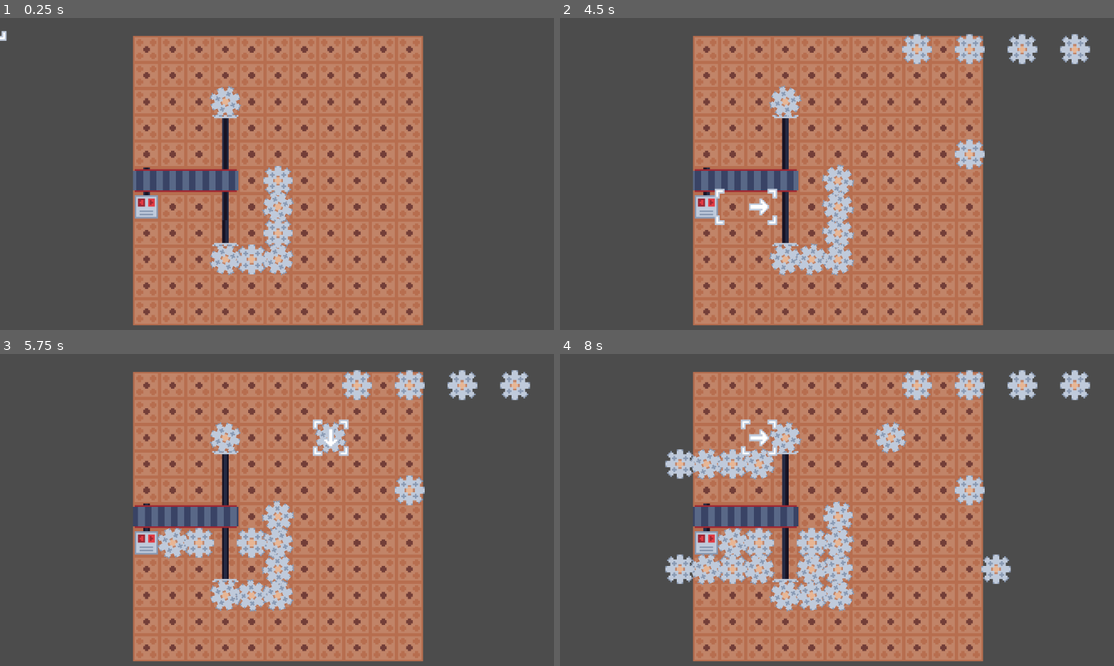
Above: before the commit, frames 1-4 (two rows, left to right).
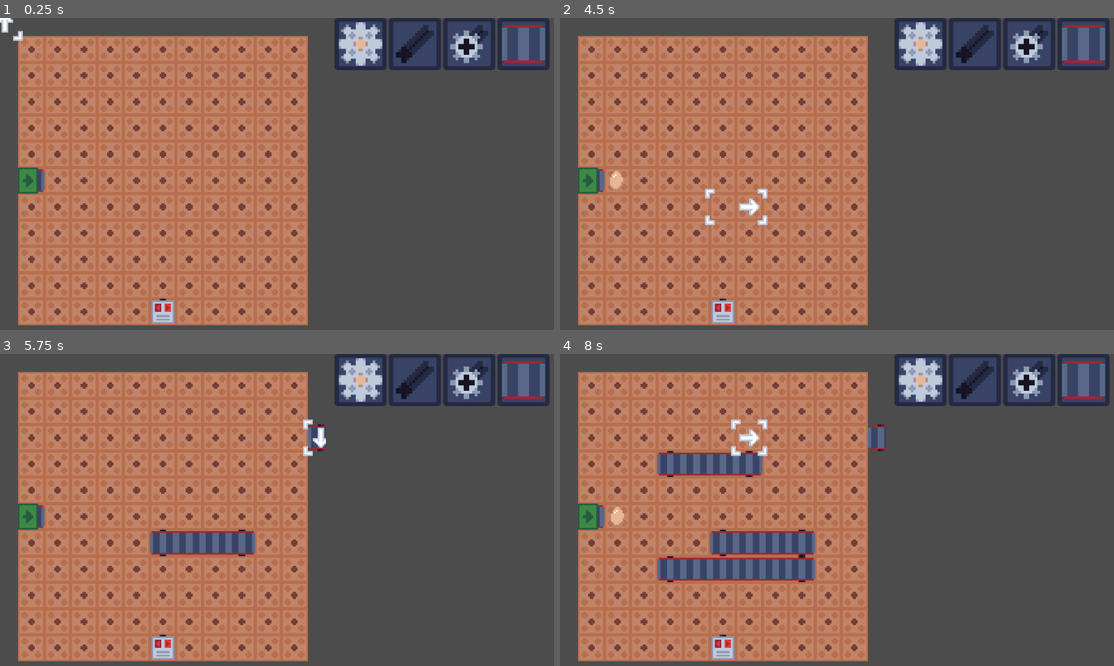
Above: after the commit, the same moments.

Repository: NoNotCar/SGJW-NestMaking
Game: Godot game, scene res://Editor.tscn
Same seed, same stepped clock (60 frames per second), same inputs: the game is played once before the commit and once after it. Before the commit the project starts from res://Test.tscn.
Inputs (mouse positions are in pixels of both pictures, inside the frame that each line leads up to):
- Up to frame 1 (0.25 s): no input
- Up to frame 2 (4.5 s): click (920, 42) at 0.52 s; click (975, 42) at 1.27 s; click (1030, 42) at 2.02 s; click (1080, 42) at 2.77 s; tap Enter at 3.5 s; move the mouse to (958, 164) at 3.52 s; hold E (rotate_right) 3.53-4.25 s; hold R (run) 3.53-4.25 s; click (958, 164) at 3.67 s; drag from (726, 195) to (809, 245) at 4.27 s
- Up to frame 3 (5.75 s): move the mouse to (332, 444) at 5.02 s; hold E (rotate_right) from 5.03 s (still down); hold R (run) from 5.03 s (still down); click (332, 444) at 5.17 s
- Up to frame 4 (8 s): release E (rotate_right) at 5.75 s; release R (run) at 5.75 s; drag from (809, 581) to (670, 466) at 5.77 s; move the mouse to (1003, 566) at 6.52 s; hold Q (rotate_left) 6.53-7.25 s; hold R (run) 6.53-7.25 s; click (1003, 566) at 6.67 s; drag from (670, 466) to (753, 435) at 7.27 s

The runs differ from the first frame. In frame 1, 57% of the frame differs, in the area x 0-100%, y 0-99%; in frame 2, 57%; in frame 3, 58%; in frame 4, 60%, in the area x 3-100%, y 0-99%.

Commit message:
MVP when

Diff:
--- a/Editor.tscn
+++ b/Editor.tscn
@@ -1,6 +1,10 @@
-[gd_scene load_steps=2 format=2]
+[gd_scene load_steps=6 format=2]
 
-[ext_resource path="res://Test.tscn" type="PackedScene" id=1]
+[ext_resource path="res://Test2.tscn" type="PackedScene" id=1]
+[ext_resource path="res://components/belt/icon.png" type="Texture" id=2]
+[ext_resource path="res://components/bevel/icon.png" type="Texture" id=3]
+[ext_resource path="res://components/axle/icon.png" type="Texture" id=4]
+[ext_resource path="res://gui/selectbox/SelectBox.tscn" type="PackedScene" id=5]
 
 [node name="Editor" type="HBoxContainer"]
 anchor_right = 1.0
@@ -19,9 +23,45 @@
 handle_input_locally = false
 render_target_update_mode = 3
 
-[node name="Test" parent="ViewportContainer/Viewport" instance=ExtResource( 1 )]
+[node name="Test2" parent="ViewportContainer/Viewport" instance=ExtResource( 1 )]
 
 [node name="SideBar" type="VBoxContainer" parent="."]
 margin_left = 604.0
-margin_right = 604.0
+margin_right = 1024.0
 margin_bottom = 600.0
+size_flags_horizontal = 3
+
+[node name="CenterContainer" type="CenterContainer" parent="SideBar"]
+margin_right = 420.0
+margin_bottom = 96.0
+
+[node name="GridContainer" type="GridContainer" parent="SideBar/CenterContainer"]
+margin_left = 12.0
+margin_right = 408.0
+margin_bottom = 96.0
+columns = 4
+
+[node name="SelectBox" parent="SideBar/CenterContainer/GridContainer" instance=ExtResource( 5 )]
+margin_right = 96.0
+margin_bottom = 96.0
+
+[node name="SelectBox2" parent="SideBar/CenterContainer/GridContainer" instance=ExtResource( 5 )]
+margin_left = 100.0
+margin_right = 196.0
+margin_bottom = 96.0
+icon = ExtResource( 4 )
+spawn = "axle"
+
+[node name="SelectBox3" parent="SideBar/CenterContainer/GridContainer" instance=ExtResource( 5 )]
+margin_left = 200.0
+margin_right = 296.0
+margin_bottom = 96.0
+icon = ExtResource( 3 )
+spawn = "bevel"
+
+[node name="SelectBox4" parent="SideBar/CenterContainer/GridContainer" instance=ExtResource( 5 )]
+margin_left = 300.0
+margin_right = 396.0
+margin_bottom = 96.0
+icon = ExtResource( 2 )
+spawn = "belt"
--- /dev/null
+++ b/Test2.tscn
@@ -0,0 +1,22 @@
+[gd_scene load_steps=5 format=2]
+
+[ext_resource path="res://components/motor/Motor.tscn" type="PackedScene" id=1]
+[ext_resource path="res://level/Level.tscn" type="PackedScene" id=2]
+[ext_resource path="res://gui/placer/Placer.tscn" type="PackedScene" id=3]
+[ext_resource path="res://components/eggsrc/EggSrc.tscn" type="PackedScene" id=4]
+
+[node name="Test2" type="Node2D"]
+
+[node name="Level" parent="." instance=ExtResource( 2 )]
+
+[node name="Camera2D" type="Camera2D" parent="."]
+current = true
+zoom = Vector2( 0.33, 0.33 )
+
+[node name="Motor" parent="." instance=ExtResource( 1 )]
+position = Vector2( 0, 80 )
+
+[node name="Placer" parent="." instance=ExtResource( 3 )]
+
+[node name="EggSrc" parent="." instance=ExtResource( 4 )]
+position = Vector2( -80, 0 )
--- a/components/axle/Axle.gd
+++ b/components/axle/Axle.gd
@@ -27,7 +27,7 @@
 	$Sprite.frame=int(fposmod(registry.time*spin+0.25*int(rot),1)*4)
 
 func set_spin(new:int):
-	if spin and new!=spin:
+	if spin and new and new!=spin:
 		print(global_position)
 		push_error("TODO: this as well...")
 		return
--- a/components/belt/Belt.gd
+++ b/components/belt/Belt.gd
@@ -1,7 +1,7 @@
 extends Node2D
 
 
-export var length = 3
+export var length = 1
 const axle := preload("res://components/axle/Axle.tscn")
 const beltseg:=preload("res://components/belt/BeltSeg.tscn")
 var axles=[]
@@ -21,7 +21,6 @@
 		bs.side_mode=bs.SIDE.SHORT if length==1 else bs.SIDE.END if n==length-1 else bs.SIDE.MIDDLE if n else bs.SIDE.START
 		add_child(bs)
 		segs.append(bs)
-		registry.register(self,"blocked",registry.tile_pos(global_position)+lib.point(self,Vector2.RIGHT)*n)
 
 func on_axle_speed_change(axle):
 	for a in axles:
--- a/components/belt/BeltSeg.gd
+++ b/components/belt/BeltSeg.gd
@@ -17,9 +17,10 @@
 # Called when the node enters the scene tree for the first time.
 func _ready():
 	registry.register(self,"belt")
+	registry.register(self,"blocked")
 	$Sides.frame=1 if side_mode==SIDE.MIDDLE else 2 if side_mode==SIDE.SHORT else 0
 	$Sides.rotation = PI if side_mode==SIDE.END else 0
 
 
 func _process(delta):
-	$Belt.frame=int(fposmod(registry.time*spin,1)*8)
+	$Belt.frame=int(fposmod(registry.time*spin,0.5)*16)
--- a/components/bevel/Bevel.tscn
+++ b/components/bevel/Bevel.tscn
@@ -11,6 +11,7 @@
 cull_front = true
 
 [node name="Sprite" type="Sprite" parent="."]
+z_index = 1
 texture = ExtResource( 2 )
 hframes = 2
 [connection signal="spin_changed" from="Axle" to="." method="_on_Axle_spin_changed"]
--- /dev/null
+++ b/components/eggsrc/Egg.gd
@@ -0,0 +1,24 @@
+extends Node2D
+
+
+# Declare member variables here. Examples:
+# var a = 2
+# var b = "text"
+
+
+# Called when the node enters the scene tree for the first time.
+func _ready():
+	call_deferred("check")
+
+
+func check():
+	for belt in registry.find("belt",registry.tile_pos(global_position)):
+		var dir = lib.point(belt,Vector2.RIGHT)*belt.spin
+		if dir:
+			$Tween.interpolate_property(self,"position",position,position+dir*16,belt.spin,Tween.TRANS_LINEAR)
+			$Tween.start()
+		return
+
+
+func _on_tween_all_completed():
+	check()
--- /dev/null
+++ b/components/eggsrc/Egg.tscn
@@ -0,0 +1,14 @@
+[gd_scene load_steps=3 format=2]
+
+[ext_resource path="res://components/eggsrc/egg.png" type="Texture" id=1]
+[ext_resource path="res://components/eggsrc/Egg.gd" type="Script" id=2]
+
+[node name="Egg" type="Node2D"]
+z_index = 8
+script = ExtResource( 2 )
+
+[node name="Sprite" type="Sprite" parent="."]
+texture = ExtResource( 1 )
+
+[node name="Tween" type="Tween" parent="."]
+[connection signal="tween_all_completed" from="Tween" to="." method="_on_tween_all_completed"]
--- /dev/null
+++ b/components/eggsrc/EggSrc.gd
@@ -0,0 +1,19 @@
+extends Node2D
+
+
+const egg = preload("res://components/eggsrc/Egg.tscn")
+var spawned
+
+# Called when the node enters the scene tree for the first time.
+func _ready():
+	registry.register(self,"run")
+
+func start():
+	spawned = egg.instance()
+	spawned.position=position
+	get_parent().add_child(spawned)
+	$BeltSeg.spin=1
+
+func stop():
+	spawned.queue_free()
+	$BeltSeg.spin=0
--- /dev/null
+++ b/components/eggsrc/EggSrc.tscn
@@ -0,0 +1,14 @@
+[gd_scene load_steps=4 format=2]
+
+[ext_resource path="res://components/eggsrc/cover.png" type="Texture" id=1]
+[ext_resource path="res://components/belt/BeltSeg.tscn" type="PackedScene" id=2]
+[ext_resource path="res://components/eggsrc/EggSrc.gd" type="Script" id=3]
+
+[node name="EggSrc" type="Node2D"]
+script = ExtResource( 3 )
+
+[node name="BeltSeg" parent="." instance=ExtResource( 2 )]
+
+[node name="Sprite" type="Sprite" parent="."]
+z_index = 10
+texture = ExtResource( 1 )
--- a/components/gear/Gear.gd
+++ b/components/gear/Gear.gd
@@ -19,7 +19,7 @@
 	rotation=odd*TAU/16+spin*registry.time
 
 func set_spin(new:int):
-	if spin and new!=spin:
+	if spin and new and new!=spin:
 		print(global_position)
 		push_error("TODO: this...: ")
 		return
--- a/components/motor/Motor.gd
+++ b/components/motor/Motor.gd
@@ -13,3 +13,6 @@
 
 func start():
 	$Axle.spin=1
+
+func stop():
+	$Axle.spin=0
--- /dev/null
+++ b/gui/button/button.tres
@@ -0,0 +1,11 @@
+[gd_resource type="StyleBoxTexture" load_steps=2 format=2]
+
+[ext_resource path="res://gui/button/ninepatchmiddle.png" type="Texture" id=1]
+
+[resource]
+texture = ExtResource( 1 )
+region_rect = Rect2( 0, 0, 64, 64 )
+margin_left = 8.0
+margin_right = 8.0
+margin_top = 8.0
+margin_bottom = 8.0
--- /dev/null
+++ b/gui/button/buttondark.tres
@@ -0,0 +1,11 @@
+[gd_resource type="StyleBoxTexture" load_steps=2 format=2]
+
+[ext_resource path="res://gui/button/ninepatchmiddledark.png" type="Texture" id=1]
+
+[resource]
+texture = ExtResource( 1 )
+region_rect = Rect2( 0, 0, 64, 64 )
+margin_left = 8.0
+margin_right = 8.0
+margin_top = 8.0
+margin_bottom = 8.0
--- /dev/null
+++ b/gui/button/buttonlight.tres
@@ -0,0 +1,11 @@
+[gd_resource type="StyleBoxTexture" load_steps=2 format=2]
+
+[ext_resource path="res://gui/button/ninepatchmiddlepressed.png" type="Texture" id=1]
+
+[resource]
+texture = ExtResource( 1 )
+region_rect = Rect2( 0, 0, 64, 64 )
+margin_left = 8.0
+margin_right = 8.0
+margin_top = 8.0
+margin_bottom = 8.0
--- a/gui/placer/Placer.gd
+++ b/gui/placer/Placer.gd
@@ -2,12 +2,16 @@
 
 
 export var gear = preload("res://components/gear/Gear.tscn")
+export var axle = preload("res://components/axle/Axle.tscn")
+export var bevel = preload("res://components/bevel/Bevel.tscn")
+export var belt = preload("res://components/belt/Belt.tscn")
+
 var dragging:=false
 var fpos: Vector2
 var spos: Vector2
 var tpos: Vector2
-var place_mode = "gear"
 var r = 0
+var simpledict = {"gear":gear, "axle": axle}
 
 func reset_crs():
 	$CrosshairTL.position=Vector2(-8,-8)
@@ -49,14 +53,42 @@
 		return Vector2(pos2.x,fpos.y)
 	return Vector2(fpos.x,pos2.y)
 func place():
+	var placing=registry.placing
 	if spos==fpos:
-		smart_place(gear,fpos)
+		if placing in simpledict:
+			smart_place(simpledict[placing],fpos)
+		else:
+			match placing:
+				"bevel":
+					smart_place(bevel,fpos)
+				"belt":
+					smart_place(belt,fpos)
 	else:
-		for p in lib.iterrow(fpos,inline_pos(spos)):
-			smart_place(gear,p)
+		if placing in simpledict:
+			for p in lib.iterrow(fpos,inline_pos(spos)):
+				smart_place(simpledict[placing],p)
+		else:
+			var ipos=inline_pos(spos)
+			match placing:
+				"bevel":
+					for p in lib.iterrow(fpos,ipos):
+						if p==ipos:
+							smart_place(bevel,ipos)
+						else:
+							smart_place(axle,p)
+				"belt":
+					for p in lib.iterrow(fpos,ipos):
+						for b in registry.find("blocked",p):
+							return
+					var new = belt.instance()
+					new.position=Vector2(min(fpos.x,ipos.x),min(fpos.y,ipos.y))*16
+					new.rotation=0 if ipos.y==fpos.y else PI/2
+					new.length=(ipos-fpos).length()+1
+					get_parent().add_child(new)
 func smart_place(thing:PackedScene,tpos:Vector2):
 	for b in registry.find("blocked",tpos):
 		return
 	var new = thing.instance()
 	new.position=tpos*16
+	new.rotation=r%4*TAU/4
 	get_parent().add_child(new)
--- /dev/null
+++ b/gui/selectbox/SelectBox.gd
@@ -0,0 +1,18 @@
+extends Button
+
+
+export var spawn = "gear"
+
+
+# Called when the node enters the scene tree for the first time.
+func _ready():
+	pass # Replace with function body.
+
+
+# Called every frame. 'delta' is the elapsed time since the previous frame.
+#func _process(delta):
+#	pass
+
+
+func _on_pressed():
+	registry.placing=spawn
--- /dev/null
+++ b/gui/selectbox/SelectBox.tscn
@@ -0,0 +1,24 @@
+[gd_scene load_steps=6 format=2]
+
+[ext_resource path="res://gui/button/buttondark.tres" type="StyleBox" id=1]
+[ext_resource path="res://gui/button/button.tres" type="StyleBox" id=2]
+[ext_resource path="res://gui/button/buttonlight.tres" type="StyleBox" id=3]
+[ext_resource path="res://components/gear/gear.png" type="Texture" id=4]
+[ext_resource path="res://gui/selectbox/SelectBox.gd" type="Script" id=5]
+
+[node name="SelectBox" type="Button"]
+margin_right = 64.0
+margin_bottom = 64.0
+rect_min_size = Vector2( 96, 96 )
+custom_styles/hover = ExtResource( 3 )
+custom_styles/pressed = ExtResource( 1 )
+custom_styles/focus = ExtResource( 2 )
+custom_styles/disabled = ExtResource( 1 )
+custom_styles/normal = ExtResource( 2 )
+icon = ExtResource( 4 )
+expand_icon = true
+script = ExtResource( 5 )
+__meta__ = {
+"_edit_use_anchors_": false
+}
+[connection signal="pressed" from="." to="." method="_on_pressed"]
--- a/level/Level.gd
+++ b/level/Level.gd
@@ -3,14 +3,19 @@
 
 export var size = Vector2(5,5) setget set_size
 export var tiles = preload("res://level/flooring.png")
-
+var running=false
 
 # Called when the node enters the scene tree for the first time.
 func _input(event):
-	if event.is_action_pressed("run"):
-		for obj in registry.all_things("run"):
-			obj.start()
-		registry.time=0
+	if not Engine.editor_hint and event.is_action_pressed("run"):
+		if running:
+			for obj in registry.all_things("run"):
+				obj.stop()
+		else:
+			for obj in registry.all_things("run"):
+				obj.start()
+			registry.time=0
+		running=not running
 
 func set_size(new_size:Vector2):
 	size=new_size
--- a/project.godot
+++ b/project.godot
@@ -16,7 +16,7 @@
 [application]
 
 config/name="SJGW-NestMaking"
-run/main_scene="res://Test.tscn"
+run/main_scene="res://Editor.tscn"
 config/icon="res://icon.png"
 
 [autoload]
--- a/registry.gd
+++ b/registry.gd
@@ -7,6 +7,7 @@
 var _reg:={}
 var lookup:={}
 var time=0
+var placing = "gear"
 const TILESIZE = Vector2(16,16)
 
 # Called when the node enters the scene tree for the first time.
Binary file added: components/axle/icon.aseprite
Binary file added: components/axle/icon.png
Not shown, added: components/axle/icon.png.import
Binary file added: components/belt/icon.aseprite
Binary file added: components/belt/icon.png
Not shown, added: components/belt/icon.png.import
Binary file added: components/bevel/icon.aseprite
Binary file added: components/bevel/icon.png
Not shown, added: components/bevel/icon.png.import
Binary file added: components/eggsrc/cover.aseprite
Binary file added: components/eggsrc/cover.png
Not shown, added: components/eggsrc/cover.png.import
(and 12 more such lines)
